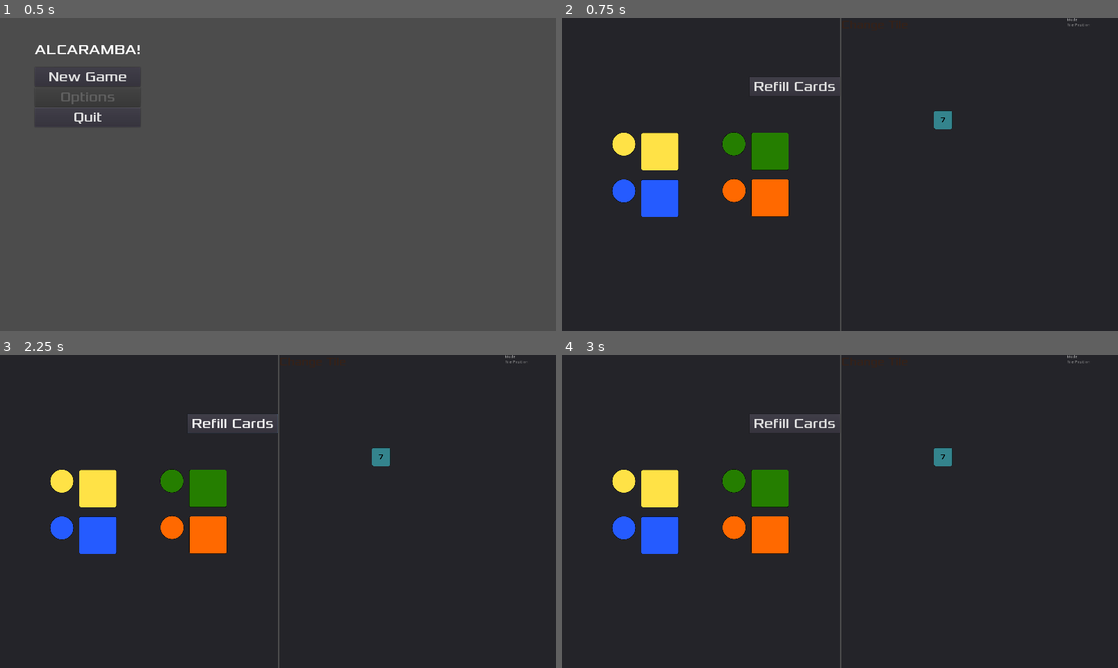
Above: before the commit, frames 1-4 (two rows, left to right).
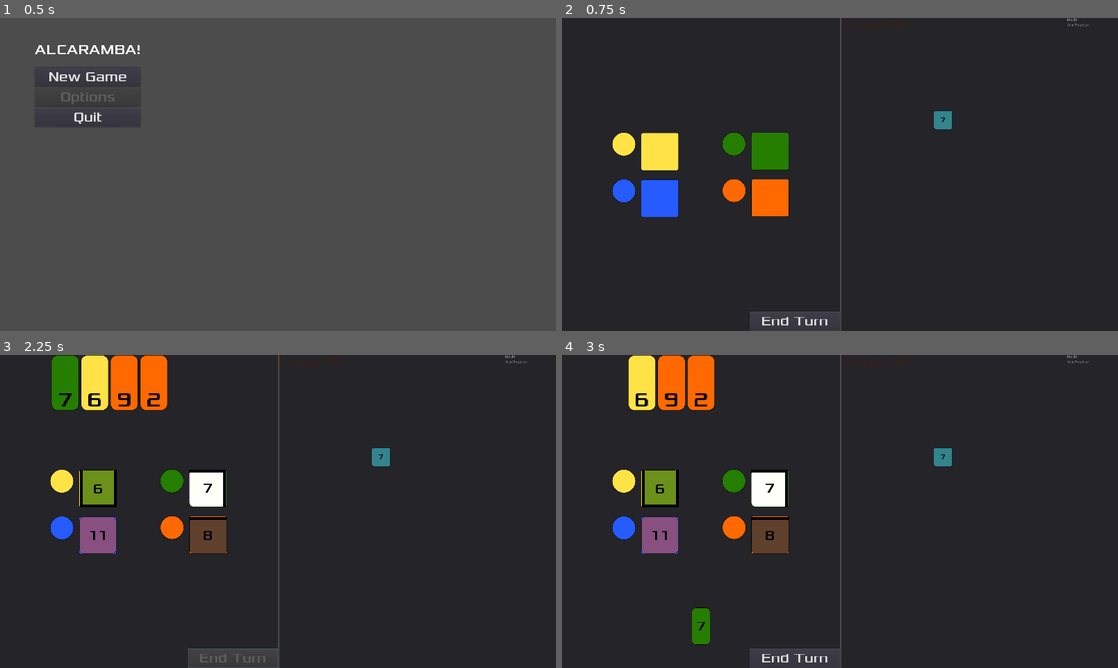
Above: after the commit, the same moments.

Repository: Structed/alcaramba
Game: Godot game, scene res://Drawable/MainMenu/MainMenu.tscn
Two runs of this game, one before a commit and one after it. Both use one fixed random seed, a clock stepped at 60 frames per second and the inputs below.
Inputs (mouse positions are in pixels of both pictures, inside the frame that each line leads up to):
- Up to frame 1 (0.5 s): no input
- Up to frame 2 (0.75 s): click "New Game" at 0.5 s
- Up to frame 3 (2.25 s): click (233, 423) at 1.25 s, where only the run before the commit has a clickable "Refill Cards"; click (233, 658) at 2 s, where only the run after the commit has a clickable "End Turn"
- Up to frame 4 (3 s): click "7" at 2.75 s

Frame 1 is identical in both runs. In frame 2, 1.3% of the frame differs, in the area x 33-50%, y 18-100%; in frame 3, 7.9%, in the area x 9-50%, y 0-100%; in frame 4, 7.4%.

Commit message:
Renamed "Refill Cards" button
Is no "End Turn" button
Reconnected signal

Diff:
--- a/src/alcaramba/Drawable/Market/Market.gd
+++ b/src/alcaramba/Drawable/Market/Market.gd
@@ -19,9 +19,9 @@
 func _process(_delta):
 	var can_refill = _check_can_refill_cards()
 	if (can_refill):
-		$MarketsPanel/MoneyMarket/RefillCards.disabled = false
+		$MarketsPanel/EndTurnButton.disabled = false
 	else:
-		$MarketsPanel/MoneyMarket/RefillCards.disabled = true
+		$MarketsPanel/EndTurnButton.disabled = true
 
 func _get_active_money_card_count() -> int:
 	return $MarketsPanel/MoneyMarket/MoneyCards.get_child_count()
@@ -59,7 +59,7 @@
 		node.set_card_info(card_info)
 		node.visible = true
 
-func _on_RefillCards_pressed():
+func _on_EndTurnButton_pressed():
 	_refill_tiles()
 
 	var cards_to_refill_count = MAX_MARKET_CARDS - _get_active_money_card_count()
--- a/src/alcaramba/Drawable/Market/Market.tscn
+++ b/src/alcaramba/Drawable/Market/Market.tscn
@@ -10,8 +10,9 @@
 [sub_resource type="CanvasItemMaterial" id=1]
 
 [node name="Game" type="HBoxContainer"]
-margin_right = 1924.0
-margin_bottom = 1080.0
+anchor_right = 1.0
+anchor_bottom = 1.0
+margin_right = 4.0
 script = ExtResource( 1 )
 
 [node name="MarketsPanel" type="Panel" parent="."]
@@ -38,16 +39,6 @@
 size_flags_horizontal = 3
 size_flags_vertical = 3
 alignment = 1
-
-[node name="RefillCards" type="Button" parent="MarketsPanel/MoneyMarket"]
-anchor_left = 1.0
-anchor_top = 1.0
-anchor_right = 1.0
-anchor_bottom = 1.0
-margin_left = -313.0
-margin_top = -67.0
-custom_fonts/font = ExtResource( 3 )
-text = "Refill Cards"
 
 [node name="TileMarket" type="TextureRect" parent="MarketsPanel"]
 anchor_top = 0.5
@@ -105,6 +96,16 @@
 anchor_top = 1.0
 margin_top = -208.0
 
+[node name="EndTurnButton" type="Button" parent="MarketsPanel"]
+anchor_left = 1.0
+anchor_top = 1.0
+anchor_right = 1.0
+anchor_bottom = 1.0
+margin_left = -313.0
+margin_top = -67.0
+custom_fonts/font = ExtResource( 3 )
+text = "End Turn"
+
 [node name="TownPanel" type="Panel" parent="."]
 margin_left = 964.0
 margin_right = 1924.0
@@ -151,3 +152,5 @@
 margin_left = 87.0
 margin_right = 87.0
 margin_bottom = 14.0
+
+[connection signal="pressed" from="MarketsPanel/EndTurnButton" to="." method="_on_EndTurnButton_pressed"]
